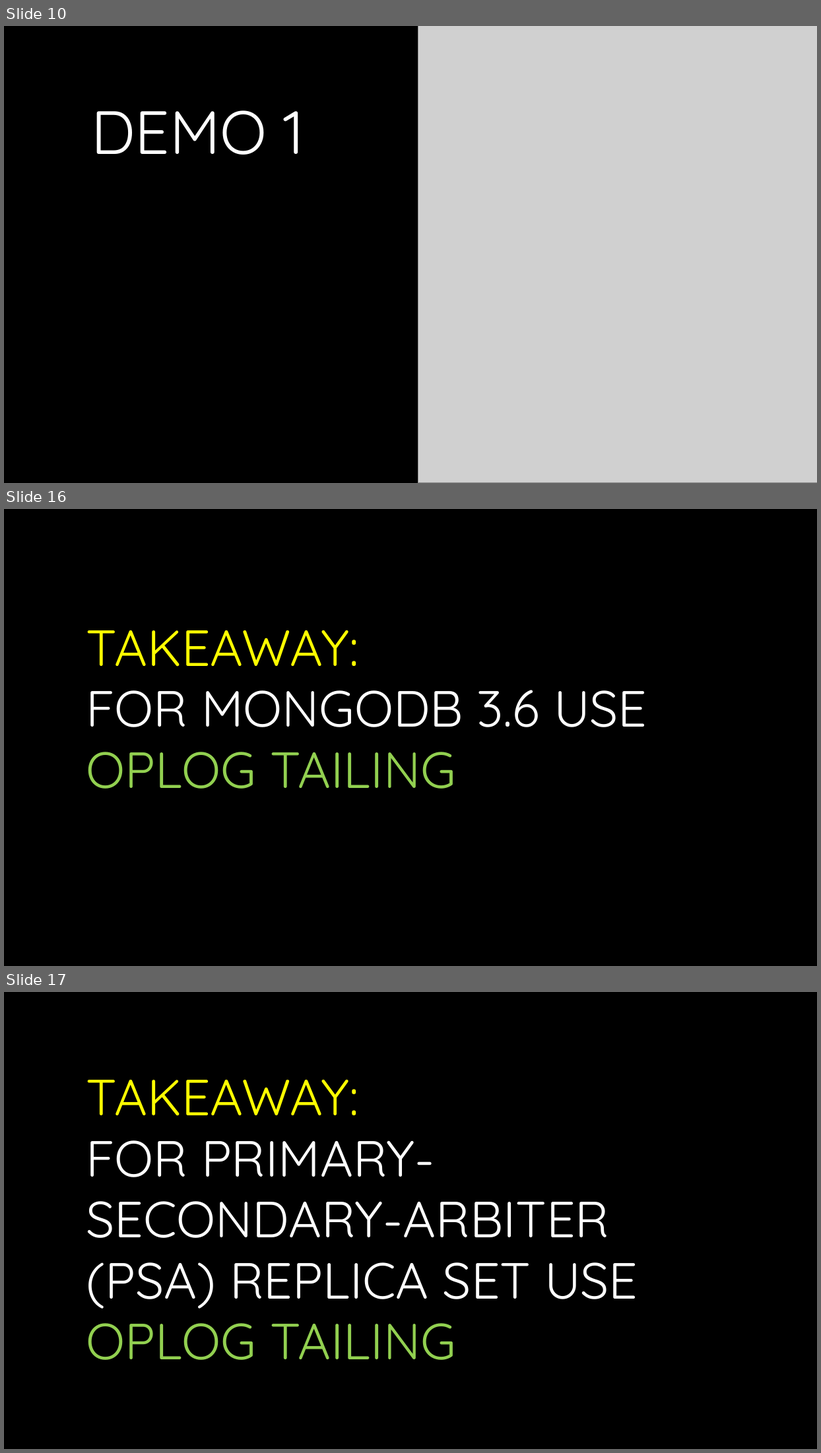
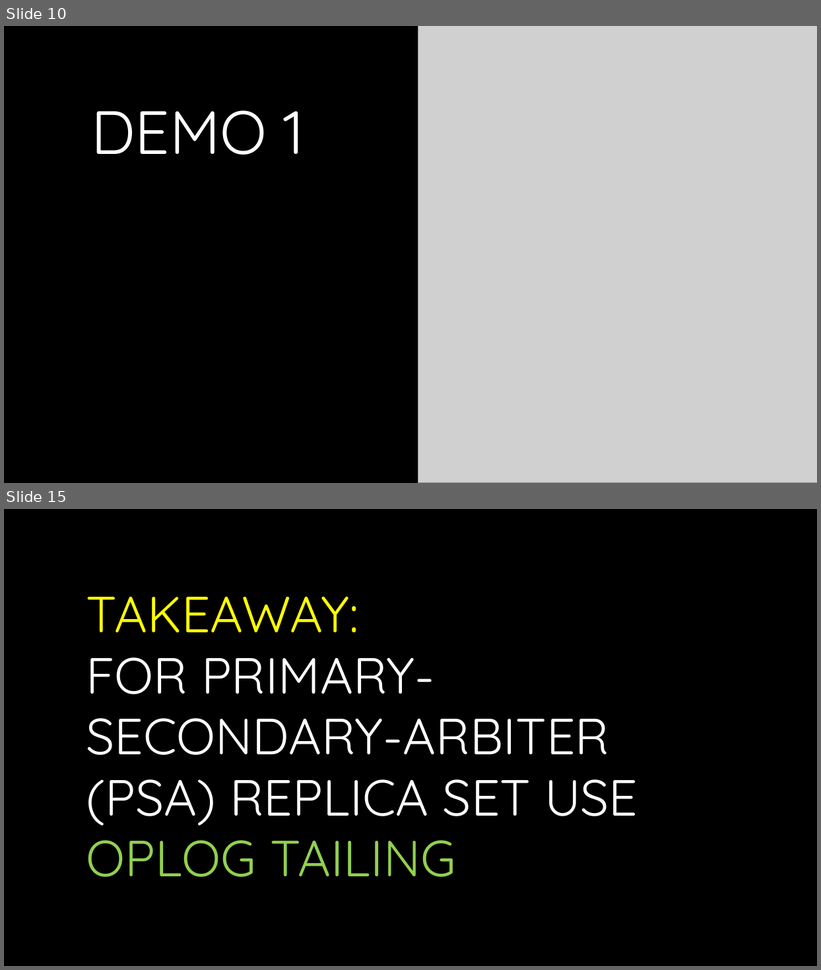
Before and after one commit to andrii-litvinov/event-driven-mongodb, a slide deck: t18-event-mongodb.pptx. Shown one above the other, each under a label of ours: slides 10, 16 and 17 before the commit, slides 10 and 15 after it; the slides between them are not shown. The pictures are 821x1453 and 821x970 pixels, drawn with LibreOffice and Linux fonts; fonts in the diff are those of the drawing; grey boxes stand for pictures; background and template pictures are left out. Boxes give left, top, right and bottom in pixels: in the first picture for what was removed or moved away, otherwise in the second. Text is boxed around its words. In the diff, an @@ line names an element or a change of style, - is before the commit and + after.

```diff
--- a/t18-event-mongodb.pptx
+++ b/t18-event-mongodb.pptx
@@ slide 16 removed at (4,509,817,966), background picture (left out) @@
@@ title removed at (86,630,647,789) @@
-TAKEAWAY:
-FOR MONGODB 3.6 USE OPLOG TAILING
@@ what was slide 17 is now slide 15 @@
```
Also in this commit, not shown: 3 slides changed, 1 slide added, 1 other slide removed.
